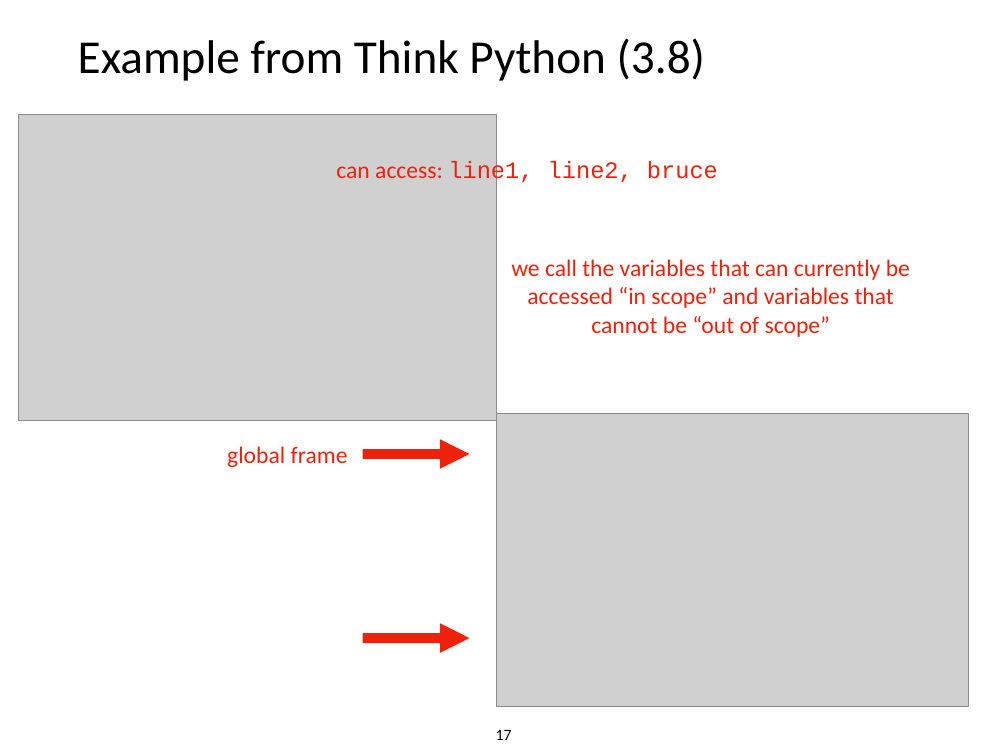
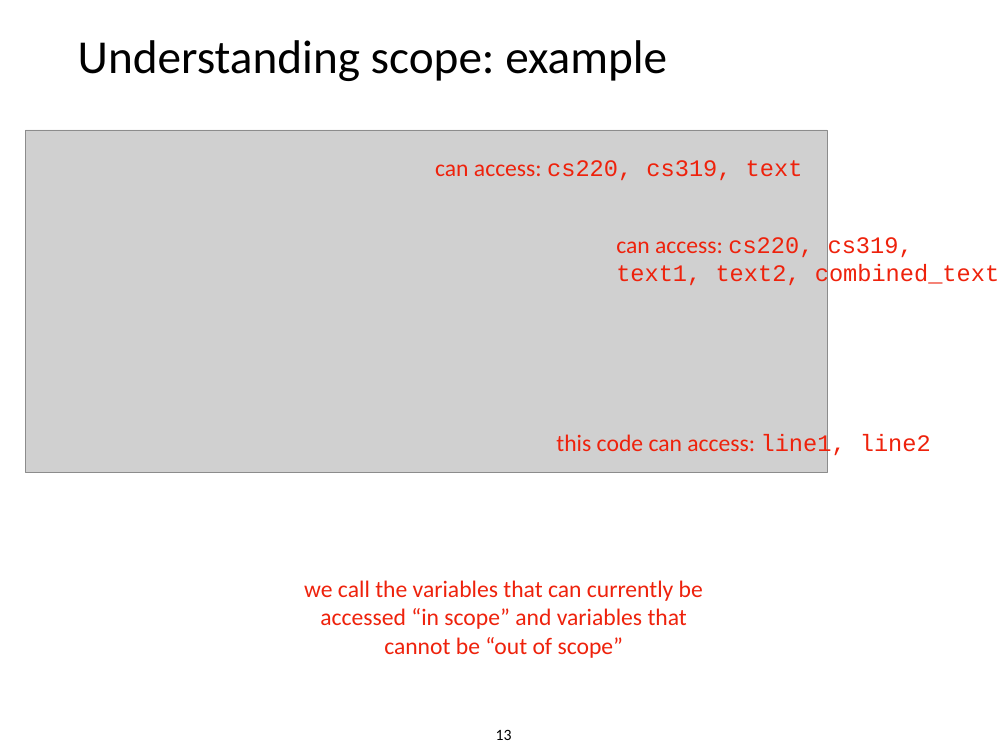
Before and after one commit to tylerharter/caraza-harter-com, a slide deck: slide 13 of tyler/meena/cs220/s22/materials/lecture_ppts/lec_07_S22.ppt (slide 17 before the commit). Drawn at 1008x756 pixels with LibreOffice and Linux fonts; fonts in the diff are those of the drawing; grey boxes stand for pictures. Boxes give left, top, right and bottom in pixels: in the first picture for what was removed or moved away, otherwise in the second. Text is boxed around its words. In the diff, an @@ line names an element or a change of style, - is before the commit and + after.

Commit message:
Updating lec 7 slides

```diff
--- a/tyler/meena/cs220/s22/materials/lecture_ppts/lec_07_S22.ppt
+++ b/tyler/meena/cs220/s22/materials/lecture_ppts/lec_07_S22.ppt
@@ title at (78, 40, 667, 81): text changed @@
-Example from Think Python (3.8)
+Understanding scope: example
@@ picture: place and size @@
-picture at (18, 115, 496, 420)
+picture at (26, 130, 827, 472)
@@ text added at (435, 160, 803, 180), 24 pt, text #EE220C @@
+can access: cs220, cs319, text
@@ text added at (616, 237, 999, 289), 24 pt, text #EE220C @@
+can access: cs220, cs319, text1, text2, combined_text
@@ picture removed at (496, 413, 968, 707) @@
@@ text removed at (227, 446, 348, 467) @@
-global frame
@@ text at (556, 434, 931, 459): text changed; font Courier New to Calibri @@
-can access: line1, line2, bruce
+this code can access: line1, line2
@@ arrow removed from (362, 454) to (469, 454) @@
@@ text "we call the variables that ...": place and size @@
-text "we call the variables that ..." at (511, 259, 910, 337)
+text "we call the variables that ..." at (304, 580, 703, 658)
@@ arrow removed from (362, 638) to (469, 638) @@
@@ page number at (496, 729, 512, 740): text changed @@
-17
+13
```
Also in this commit, not shown: 8 other slides changed, 3 slides added, 10 slides removed.
